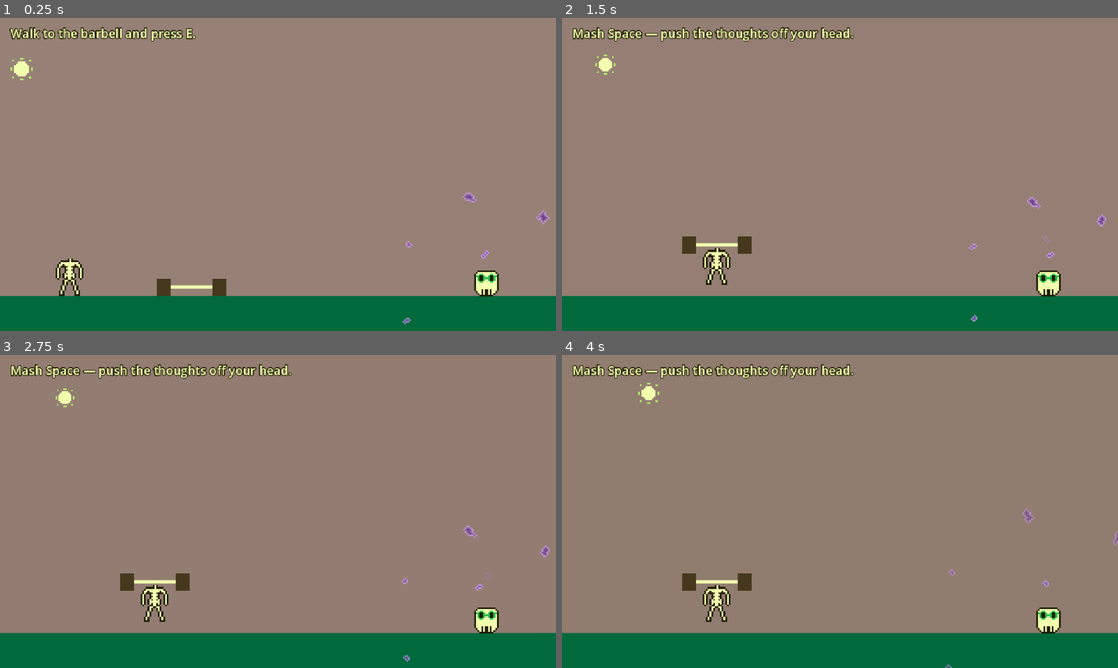
Above: before the commit, frames 1-4 (two rows, left to right).
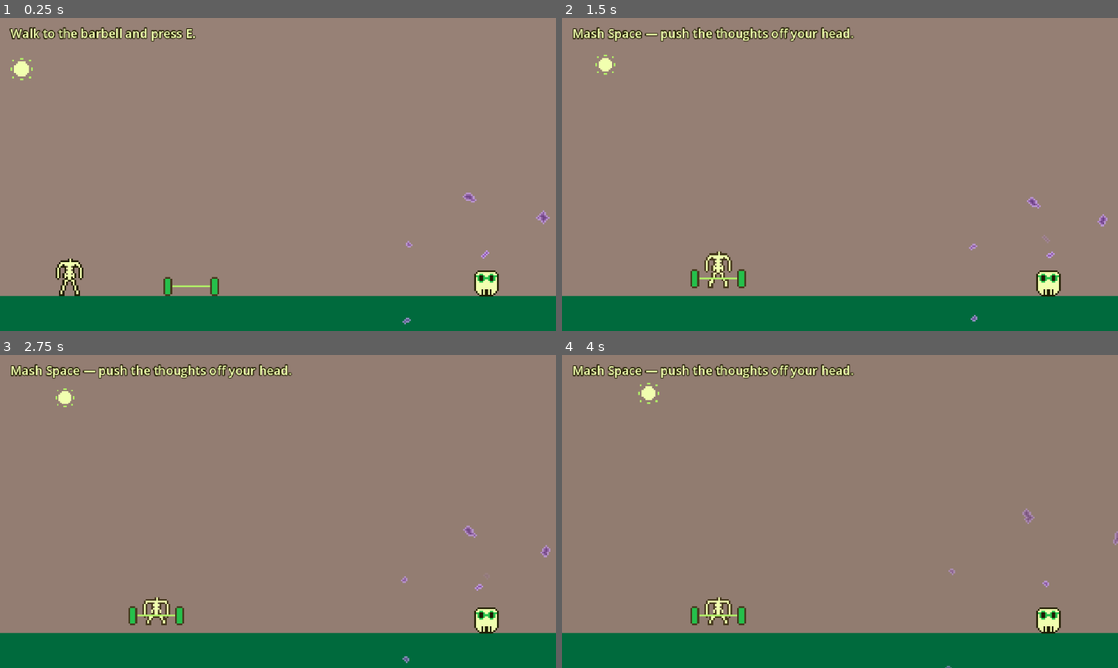
Above: after the commit, the same moments.

Repository: tucksravin/dont-lose-your-head
Game: Godot game, scene res://scenes/days/day_workout.tscn
Two runs of this game, one before a commit and one after it. Both use one fixed random seed, a clock stepped at 60 frames per second and the inputs below. This scene is started directly instead of the project's main scene.
Inputs:
- Up to frame 1 (0.25 s): no input
- Up to frame 2 (1.5 s): tap E (interact) at 0.5, 1.35 s; hold D (move_right) from 0.53 s (still down); tap Space (jump) at 0.6, 0.77, 1.07 s
- Up to frame 3 (2.75 s): tap Space (jump) at 1.52, 1.55, 1.82, 2.1 s; release D (move_right) at 2.03 s; hold A (move_left) from 2.03 s (still down)
- Up to frame 4 (4 s): release A (move_left) at 2.78 s; hold D (move_right) from 2.78 s (still down); tap E (interact) at 2.85 s; tap Space (jump) at 3.02, 3.05, 3.32, 3.6, 3.77 s

The runs differ from the first frame. In frame 1, 0.4% of the frame differs, in the area x 28-41%, y 82-89%; in frame 2, 1.0%; in frame 3, 1.1%, in the area x 21-99%, y 60-99%; in frame 4, 1.1%.

Commit message:
barbell animation

Diff:
--- a/scenes/gameplay/barbell.gd
+++ b/scenes/gameplay/barbell.gd
@@ -1,31 +1,37 @@
 class_name Barbell
 extends Area2D
 ## Floor barbell: **walking into it picks it up** — no key (Tucker, Sat:
-## "when we hit a trigger it just happens"). Area2D so it doesn't push. After
-## pickup it follows the body (scripted offset) — not Head.attach, which is
-## for the skull.
+## "when we hit a trigger it just happens"). Area2D so it doesn't push.
 ##
-## Docs: https://docs.godotengine.org/en/stable/tutorials/physics/using_area_2d.html
+## Art is `barbell_frames.tres` (Tucker): `alone` on the floor, `with_body`
+## when held, `lifting` (squat → press, 10 fps) on each mash. Frames 1–3
+## *include* the skeleton, so pickup hides the body's `Visual` and this
+## sprite stands in for body + bar. Same 2× / `centered = false` /
+## `offset (-16,-32)` as the body, so the cell's feet sit on the node.
+##
+## Docs: https://docs.godotengine.org/en/stable/classes/class_animatedsprite2d.html
 
 signal picked_up
 
-@export var carry_offset: Vector2 = Vector2(0.0, -36.0)
-@export var pump_height: float = 14.0
-@export var pump_time: float = 0.07
+## While held, sit on the carrier's origin (feet). Zero because the lift
+## frames are a full body, not a bar floating above one.
+@export var carry_offset: Vector2 = Vector2.ZERO
 
 @onready var prompt: Label = $Prompt
+@onready var visual: AnimatedSprite2D = $Visual
 
 var _bodies: int = 0
 var _held: bool = false
 var _carrier: Node2D = null
-var _pump_y: float = 0.0
-var _pump_tween: Tween
+var _carrier_visual: CanvasItem = null
 
 
 func _ready() -> void:
 	set_physics_process(false)
 	body_entered.connect(_on_body_entered)
 	body_exited.connect(_on_body_exited)
+	if visual != null:
+		visual.play(&"alone")
 	_set_occupied(false)
 
 
@@ -33,23 +39,21 @@
 	if _carrier == null or not is_instance_valid(_carrier):
 		return
 	var offset: Vector2 = carry_offset
-	var sprite: AnimatedSprite2D = _carrier.get_node_or_null("Visual") as AnimatedSprite2D
-	if sprite != null and sprite.flip_h:
+	if _carrier_visual is AnimatedSprite2D and (_carrier_visual as AnimatedSprite2D).flip_h:
 		offset.x = -offset.x
-	global_position = _carrier.global_position + offset + Vector2(0.0, _pump_y)
+		visual.flip_h = true
+	else:
+		visual.flip_h = false
+	global_position = _carrier.global_position + offset
 
 
-## One lift stroke. Called from the day on each mash. Restarts if already pumping
-## so a fast mash still reads as up-down. Tween — Godot's one-shot interpolator.
+## One lift stroke — plays `lifting` from the start so a mash reads as a pump.
+## Replaces the old ColorRect Tween. Called from the day on each `jump`.
 func pump() -> void:
-	if not _held:
+	if not _held or visual == null:
 		return
-	if _pump_tween != null and _pump_tween.is_valid():
-		_pump_tween.kill()
-	_pump_y = -pump_height
-	_pump_tween = create_tween()
-	_pump_tween.tween_property(self, "_pump_y", 0.0, pump_time)\
-		.set_ease(Tween.EASE_IN).set_trans(Tween.TRANS_QUAD)
+	visual.play(&"lifting")
+	visual.set_frame_and_progress(0, 0.0)
 
 
 func _pick_up() -> void:
@@ -65,6 +69,11 @@
 	var body: Node2D = _find_body()
 	if body != null:
 		_carrier = body
+		_carrier_visual = body.get_node_or_null("Visual") as CanvasItem
+		if _carrier_visual != null:
+			_carrier_visual.visible = false
+		if visual != null:
+			visual.play(&"with_body")
 		set_physics_process(true)
 	picked_up.emit()
 
--- a/scenes/gameplay/barbell.tscn
+++ b/scenes/gameplay/barbell.tscn
@@ -1,9 +1,10 @@
-[gd_scene load_steps=3 format=3]
+[gd_scene format=3]
 
 [ext_resource type="Script" path="res://scenes/gameplay/barbell.gd" id="1_bar"]
+[ext_resource type="SpriteFrames" uid="uid://0faoo0lyyc8h" path="res://assets/sprites/barbell_frames.tres" id="2_frames"]
 
 [sub_resource type="RectangleShape2D" id="RectangleShape2D_bar"]
-size = Vector2(80, 20)
+size = Vector2(64, 20)
 
 [node name="Barbell" type="Area2D"]
 script = ExtResource("1_bar")
@@ -12,27 +13,13 @@
 position = Vector2(0, -10)
 shape = SubResource("RectangleShape2D_bar")
 
-[node name="LeftWeight" type="ColorRect" parent="."]
-offset_left = -40.0
-offset_top = -20.0
-offset_right = -24.0
-mouse_filter = 2
-color = Color(0.270588235294118, 0.219607843137255, 0.109803921568627, 1)
-
-[node name="RightWeight" type="ColorRect" parent="."]
-offset_left = 24.0
-offset_top = -20.0
-offset_right = 40.0
-mouse_filter = 2
-color = Color(0.270588235294118, 0.219607843137255, 0.109803921568627, 1)
-
-[node name="Bar" type="ColorRect" parent="."]
-offset_left = -24.0
-offset_top = -12.0
-offset_right = 24.0
-offset_bottom = -8.0
-mouse_filter = 2
-color = Color(0.945098039215686, 1, 0.686274509803922, 1)
+[node name="Visual" type="AnimatedSprite2D" parent="."]
+scale = Vector2(2, 2)
+sprite_frames = ExtResource("2_frames")
+animation = &"alone"
+autoplay = "alone"
+centered = false
+offset = Vector2(-16, -32)
 
 [node name="Prompt" type="Label" parent="."]
 visible = false
Not shown, changed: docs/CODEBASE.md
Not shown, changed: docs/DESIGN.md
Not shown, changed: journals/smahr.md
